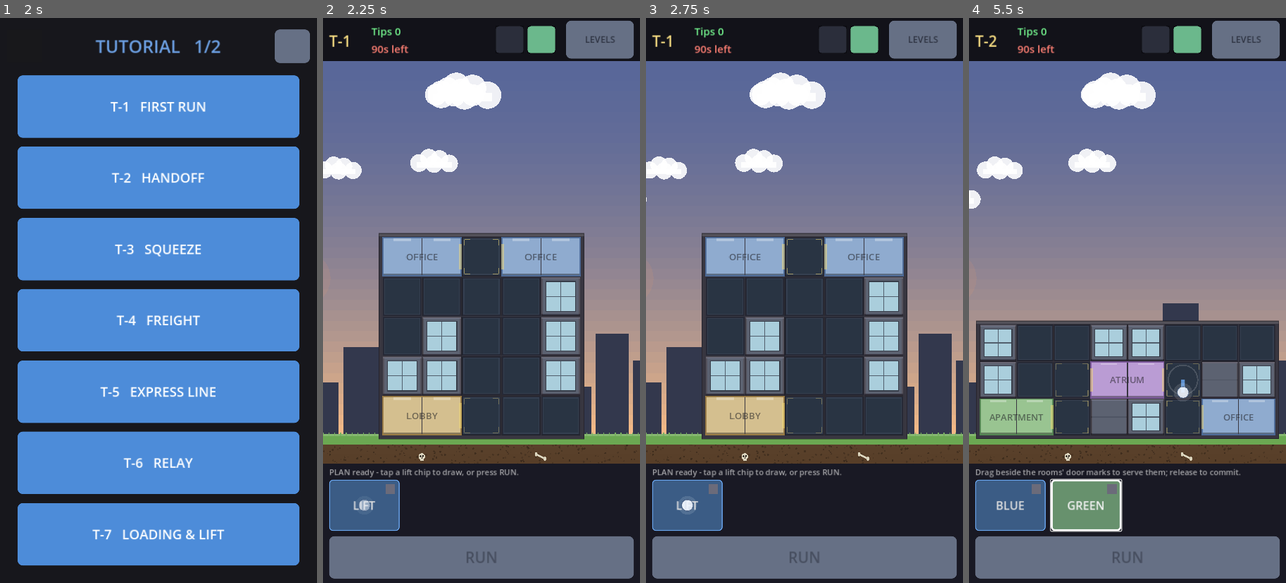
Above: before the commit, frames 1-4 (left to right).
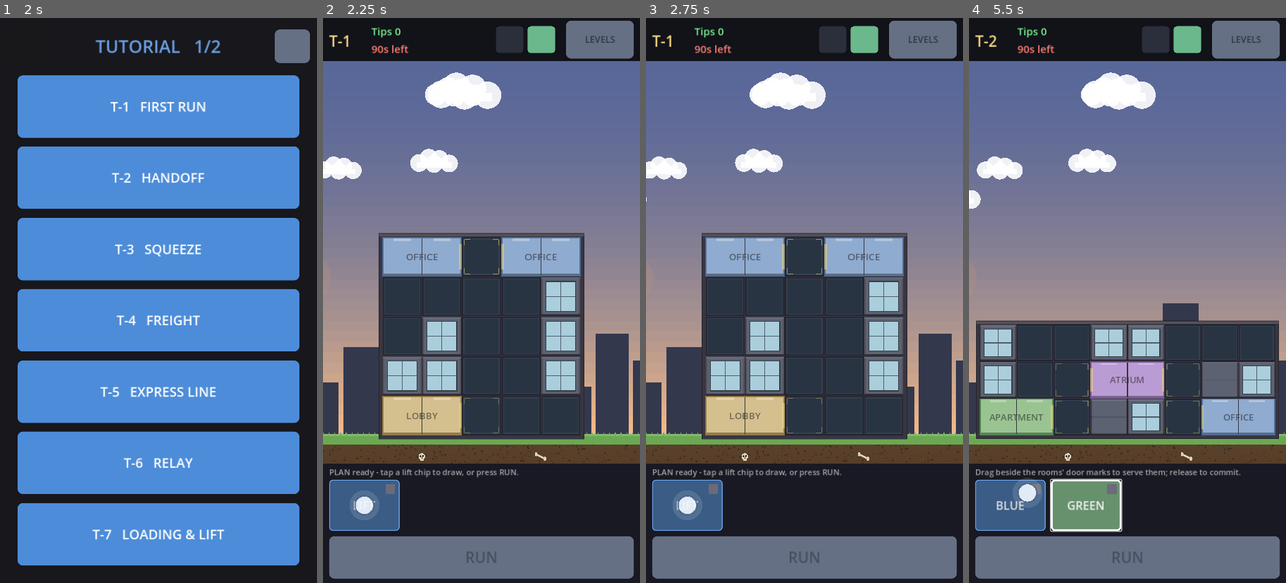
Above: after the commit, the same moments.

Repository: AlexEltonPym/elevator_game
Game: Godot game, scene res://scenes/v5_select.tscn
Two runs of this game, one before a commit and one after it. Both use one fixed random seed, a clock stepped at 60 frames per second and the inputs below.
Inputs (mouse positions are in pixels of both pictures, inside the frame that each line leads up to):
- Up to frame 1 (2 s): click (291, 46) at 0.52 s; click (25, 46) at 1.27 s
- Up to frame 2 (2.25 s): click "T-1 FIRST RUN" at 2 s
- Up to frame 3 (2.75 s): no input
- Up to frame 4 (5.5 s): click "LEVELS" at 2.75 s; click "T-2 HANDOFF" at 3.5 s; click "BLUE" at 4.25 s; click "GREEN" at 5 s

Frame 1 is identical in both runs. In frame 2, 0.1% of the frame differs, in the area x 10-16%, y 84-88%; in frame 3, 0.1%; in frame 4, 0.4%, in the area x 15-73%, y 61-86%.

Commit message:
Ghost demo: bigger finger, slower pacing, loop it
The tutorial demo now uses a larger fingertip (reads clearly at a glance), slower
tween timing (~1.6x), and LOOPS continuously so the player can watch it a few times;
a tap anywhere stops it and hands over. Each loop resets the revealed routes.

Co-Authored-By: Claude Opus 4.8 <noreply@anthropic.com>

Diff:
--- a/scripts/v5/ghost_demo5.gd
+++ b/scripts/v5/ghost_demo5.gd
@@ -21,7 +21,8 @@
 	mouse_filter = Control.MOUSE_FILTER_STOP
 
 
-## `steps`: one per lift to demonstrate, in order. Plays a chained cutscene, then frees.
+## `steps`: one per lift to demonstrate, in order. Plays a chained cutscene that LOOPS (so the
+## player can watch it as many times as they like); a tap anywhere stops it and hands over.
 func play(steps: Array) -> void:
 	_steps = steps
 	_routes = []
@@ -31,24 +32,30 @@
 		_finish(); return
 	_finger = steps[0].chip
 	_active = true
-	modulate.a = 0.0
-	_tw = create_tween()
-	_tw.tween_property(self, "modulate:a", 1.0, 0.35)
+	modulate.a = 1.0
+	_tw = create_tween().set_loops()   # ambient loop until the player taps to take over
+	_tw.tween_callback(_reset_loop)
+	_tw.tween_interval(0.5)
 	for si in steps.size():
 		var s: Dictionary = steps[si]
-		_tw.tween_property(self, "_finger", s.chip, 0.45).set_trans(Tween.TRANS_SINE)   # to chip
+		_tw.tween_property(self, "_finger", s.chip, 0.72).set_trans(Tween.TRANS_SINE)   # to chip
 		_tw.tween_callback(_do_ripple.bind(s.chip))                                     # tap
-		_tw.tween_interval(0.35)
-		_tw.tween_property(self, "_finger", s.pts[0], 0.45).set_trans(Tween.TRANS_SINE) # to start
+		_tw.tween_interval(0.55)
+		_tw.tween_property(self, "_finger", s.pts[0], 0.72).set_trans(Tween.TRANS_SINE) # to start
 		_tw.tween_callback(_do_ripple.bind(s.pts[0]))                                   # press
-		_tw.tween_interval(0.12)
-		var dur: float = clampf(0.11 * s.pts.size(), 0.5, 1.7)
+		_tw.tween_interval(0.22)
+		var dur: float = clampf(0.19 * s.pts.size(), 0.85, 2.8)
 		_tw.tween_method(_drag.bind(si), 0.0, 1.0, dur).set_trans(Tween.TRANS_SINE)     # drag
 		_tw.tween_callback(_do_ripple.bind(s.pts[s.pts.size() - 1]))                    # release
-		_tw.tween_interval(0.5)
-	_tw.tween_interval(0.7)
-	_tw.tween_property(self, "modulate:a", 0.0, 0.4)
-	_tw.tween_callback(_finish)
+		_tw.tween_interval(0.7)
+	_tw.tween_interval(1.3)   # hold the finished plan, then the loop restarts
+
+
+## Clear the revealed routes + reset the finger so each loop redraws from scratch.
+func _reset_loop() -> void:
+	for r in _routes:
+		r.rev = 0.0
+	_finger = _steps[0].chip
 
 
 func _drag(t: float, si: int) -> void:
@@ -124,10 +131,10 @@
 			acc += seg
 		if line.size() >= 2:
 			draw_polyline(line, Color(r.color, 0.8), 7.0, true)
-	# Tap ripple + fingertip.
+	# Tap ripple + fingertip (a big, soft "hand" so it reads clearly at a glance).
 	if _ripple > 0.001:
-		draw_arc(_ripple_at, 8.0 + 34.0 * _ripple, 0.0, TAU, 28,
-				Color(1, 1, 1, (1.0 - _ripple) * 0.6), 3.0)
-	draw_circle(_finger, 21.0, Color(1, 1, 1, 0.12))
-	draw_circle(_finger, 13.0, Color(0.95, 0.97, 1.0, 0.88))
-	draw_arc(_finger, 13.0, 0.0, TAU, 24, Color(0.2, 0.3, 0.45, 0.6), 2.0)
+		draw_arc(_ripple_at, 12.0 + 48.0 * _ripple, 0.0, TAU, 32,
+				Color(1, 1, 1, (1.0 - _ripple) * 0.6), 4.0)
+	draw_circle(_finger, 34.0, Color(1, 1, 1, 0.12))
+	draw_circle(_finger, 21.0, Color(0.95, 0.97, 1.0, 0.90))
+	draw_arc(_finger, 21.0, 0.0, TAU, 28, Color(0.2, 0.3, 0.45, 0.65), 3.0)
